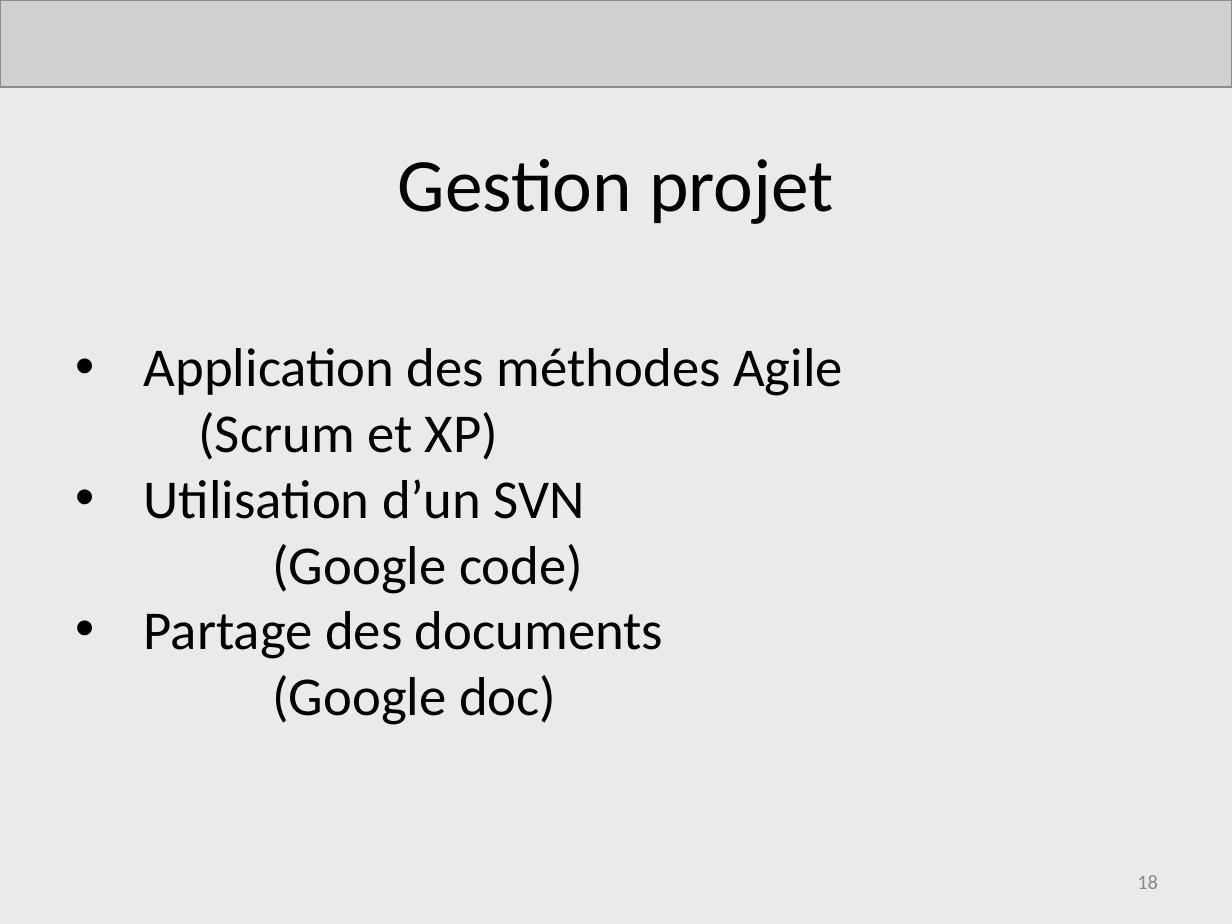
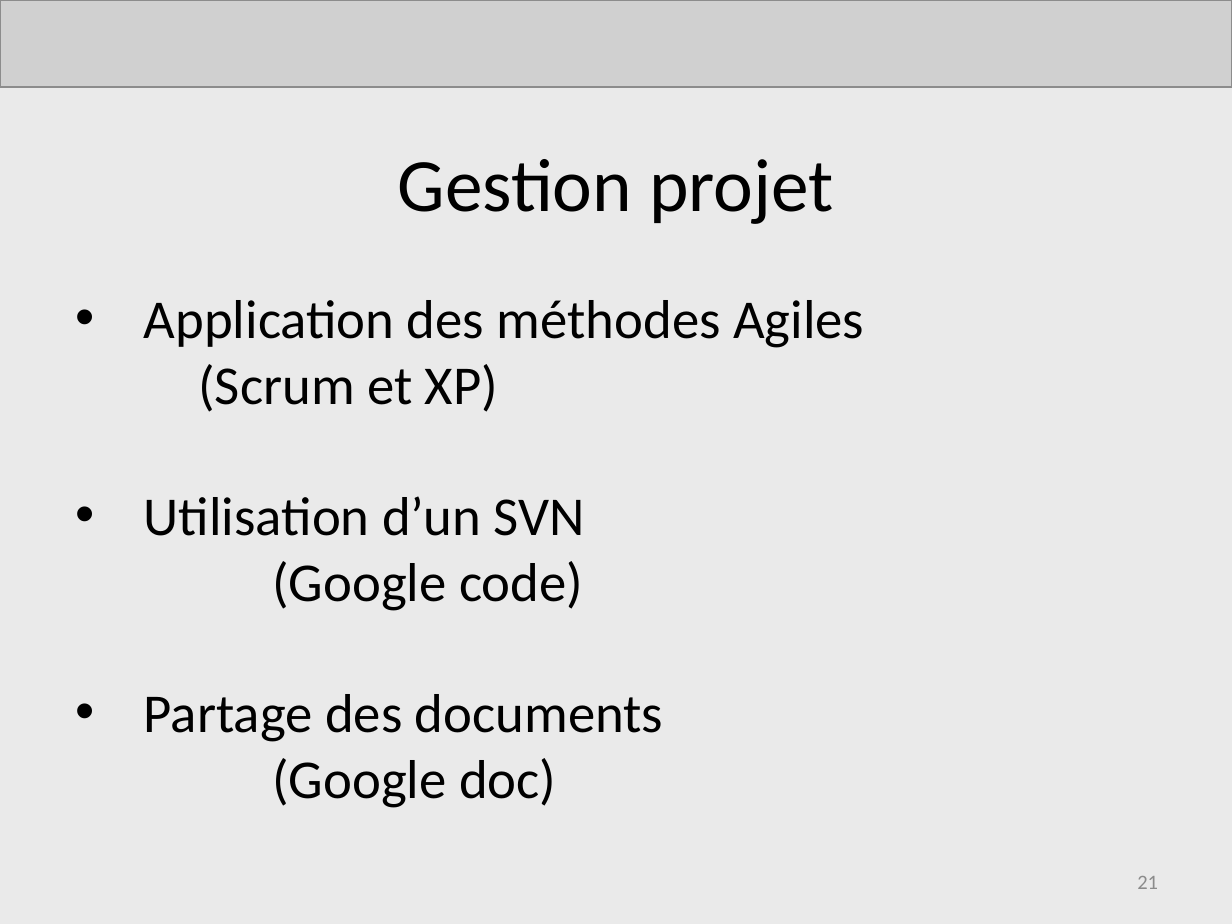
Before and after one commit to AdrienLombard/SimplePass, a slide deck: slide 21 of doc/Présentations/Projet Courchevel - Soutenance finale.pptx (slide 18 before the commit). Drawn at 1232x924 pixels with LibreOffice and Linux fonts; fonts in the diff are those of the drawing; grey boxes stand for pictures. Boxes give left, top, right and bottom in pixels: in the first picture for what was removed or moved away, otherwise in the second. Text is boxed around its words. In the diff, an @@ line names an element or a change of style, - is before the commit and + after.

```diff
--- a/doc/Présentations/Projet Courchevel - Soutenance finale.pptx
+++ b/doc/Présentations/Projet Courchevel - Soutenance finale.pptx
@@ text "Application des méthodes Agiles": place and size @@
-text "Application des méthodes Agiles" at box(144, 348, 843, 725)
+text "Application des méthodes Agiles" at box(144, 300, 864, 808)
@@ text at box(144, 300, 864, 348): text changed @@
-    • Application des méthodes Agile
+    • Application des méthodes Agiles
@@ page number at box(1137, 876, 1158, 889): text changed @@
-18
+21
```
Also in this commit, not shown: 5 other slides changed, 4 slides added.
